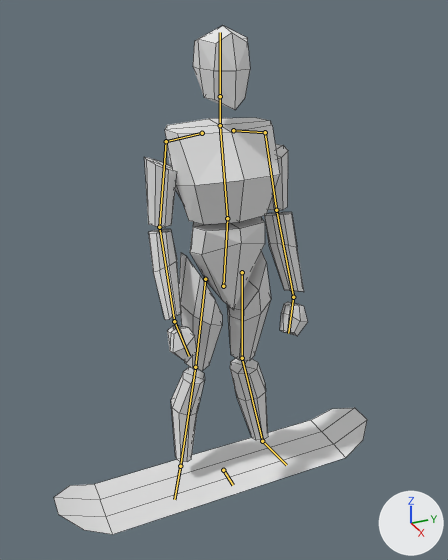
The Blender file chars/Snowboarder.blend, before and after one commit.
Rendered twice from a 50 mm lens placed at (2.52, -1.14, 1.47), pointed at (0.07, -0.04, 0.25). Every picture has the same lights, and +X, +Y and +Z are marked at lower right. The bones that bend it are drawn over the model as lines. Mesh edges are drawn as thin lines.

In view in the first picture: 'Snowboarder'.
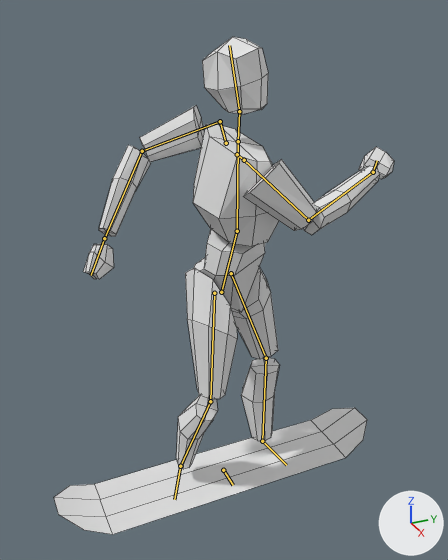
The newer file adds an action. The first version stands in its rest pose; the second is drawn at frame 10 of the action 'Rotate Left'.

What changed in the scene script:
```text
Change bone_abdomen:
    where bone_abdomen = bpy.data.objects['Armature'].pose.bones['Abdomen']  # child of 'Snowboard'
    bone_abdomen.location: (0.0, 0.0, 0.0) -> (-0.017, -0.026, 0.012)
    bone_abdomen.rotation_quaternion: (1.0, 0.0, 0.0, 0.0) -> (0.928, 0.096, 0.359, -0.012)  # degrees (0, 0, 0) -> degrees (13, 42, 4)
Change bone_left_upper_leg:
    where bone_left_upper_leg = bpy.data.objects['Armature'].pose.bones['Left Upper Leg']  # child of 'Abdomen'
    bone_left_upper_leg.rotation_quaternion: (1.0, 0.0, 0.0, 0.0) -> (0.984, 0.144, -0.033, 0.104)  # degrees (0, 0, 0) -> degrees (16, -5, 11)
Change bone_left_lower_leg:
    where bone_left_lower_leg = bpy.data.objects['Armature'].pose.bones['Left Lower Leg']  # child of 'Left Upper Leg'
    bone_left_lower_leg.rotation_quaternion: (1.0, 0.0, 0.0, 0.0) -> (0.989, -0.146, 0.0, 0.0)  # degrees (0, 0, 0) -> degrees (-17, 0, 0)
Change bone_right_upper_leg:
    where bone_right_upper_leg = bpy.data.objects['Armature'].pose.bones['Right Upper Leg']  # child of 'Abdomen'
    bone_right_upper_leg.rotation_quaternion: (1.0, 0.0, 0.0, 0.0) -> (0.941, 0.102, 0.306, -0.1)  # degrees (0, 0, 0) -> degrees (9, 37, -9)
Change bone_right_lower_leg:
    where bone_right_lower_leg = bpy.data.objects['Armature'].pose.bones['Right Lower Leg']  # child of 'Right Upper Leg'
    bone_right_lower_leg.rotation_quaternion: (1.0, 0.0, 0.0, 0.0) -> (0.985, -0.174, 0.0, 0.0)  # degrees (0, 0, 0) -> degrees (-20, 0, 0)
Change bone_torso:
    where bone_torso = bpy.data.objects['Armature'].pose.bones['Torso']  # child of 'Abdomen'
    bone_torso.location: (0.0, 0.0, 0.0) -> (0.011, 0.005, -0.027)
    bone_torso.rotation_quaternion: (1.0, 0.0, 0.0, 0.0) -> (0.935, 0.039, 0.352, -0.001)  # degrees (0, 0, 0) -> degrees (6, 41, 2)
Change bone_neck:
    where bone_neck = bpy.data.objects['Armature'].pose.bones['Neck']  # child of 'Torso'
    bone_neck.rotation_quaternion: (1.0, 0.0, 0.0, 0.0) -> (0.993, -0.053, 0.084, -0.071)  # degrees (0, 0, 0) -> degrees (-7, 9, -9)
Change bone_head:
    where bone_head = bpy.data.objects['Armature'].pose.bones['Head']  # child of 'Neck'
    bone_head.rotation_quaternion: (1.0, 0.0, 0.0, 0.0) -> (0.971, -0.104, 0.214, -0.03)  # degrees (0, 0, 0) -> degrees (-14, 24, -6)
Change bone_left_upper_arm:
    where bone_left_upper_arm = bpy.data.objects['Armature'].pose.bones['Left Upper Arm']  # child of 'Left Shoulder'
    bone_left_upper_arm.rotation_quaternion: (1.0, 0.0, 0.0, 0.0) -> (0.983, -0.182, 0.0, 0.0)  # degrees (0, 0, 0) -> degrees (-21, 0, 0)
Change bone_left_hand:
    where bone_left_hand = bpy.data.objects['Armature'].pose.bones['Left Hand']  # child of 'Snowboard'
    bone_left_hand.location: (0.0, 0.0, 0.0) -> (0.914, -0.173, -0.27)
    bone_left_hand.rotation_quaternion: (1.0, 0.0, 0.0, 0.0) -> (0.989, 0.03, -0.064, -0.133)  # degrees (0, 0, 0) -> degrees (4, -7, -16)
Change bone_right_hand:
    where bone_right_hand = bpy.data.objects['Armature'].pose.bones['Right Hand']  # child of 'Snowboard'
    bone_right_hand.location: (0.0, 0.0, 0.0) -> (-1.046, -0.321, 0.268)
    bone_right_hand.rotation_quaternion: (1.0, 0.0, 0.0, 0.0) -> (0.015, 0.471, -0.682, 0.559)  # degrees (0, 0, 0) -> degrees (63, -147, 48)
```

Pixel boxes (x1, y1, x2, y2) of what changed, in the pictures (448 x 560 px):
'Snowboarder', posed (9% wider)
    before: (54, 26, 367, 534)
    after: (54, 37, 394, 534)
bone 'Abdomen', root to tip
    before: (223, 286) to (227, 218)
    after: (221, 292) to (237, 231)
bone 'Left Upper Leg', root to tip
    before: (242, 272) to (242, 358)
    after: (231, 273) to (266, 358)
bone 'Left Lower Leg', root to tip
    before: (242, 358) to (262, 441)
    after: (266, 358) to (262, 441)
bone 'Right Upper Leg', root to tip
    before: (205, 279) to (195, 367)
    after: (214, 293) to (210, 401)
bone 'Right Lower Leg', root to tip
    before: (195, 367) to (180, 466)
    after: (210, 401) to (180, 466)
bone 'Torso', root to tip
    before: (227, 218) to (220, 125)
    after: (237, 231) to (238, 141)
bone 'Neck', root to tip
    before: (220, 125) to (220, 96)
    after: (238, 141) to (239, 111)
bone 'Head', root to tip
    before: (220, 96) to (220, 32)
    after: (239, 111) to (229, 45)
bone 'Left Upper Arm', root to tip
    before: (265, 132) to (276, 210)
    after: (220, 121) to (142, 151)
bone 'Left Hand', root to tip
    before: (293, 297) to (288, 333)
    after: (104, 238) to (91, 275)
bone 'Right Hand', root to tip
    before: (174, 321) to (189, 356)
    after: (373, 172) to (377, 160)
